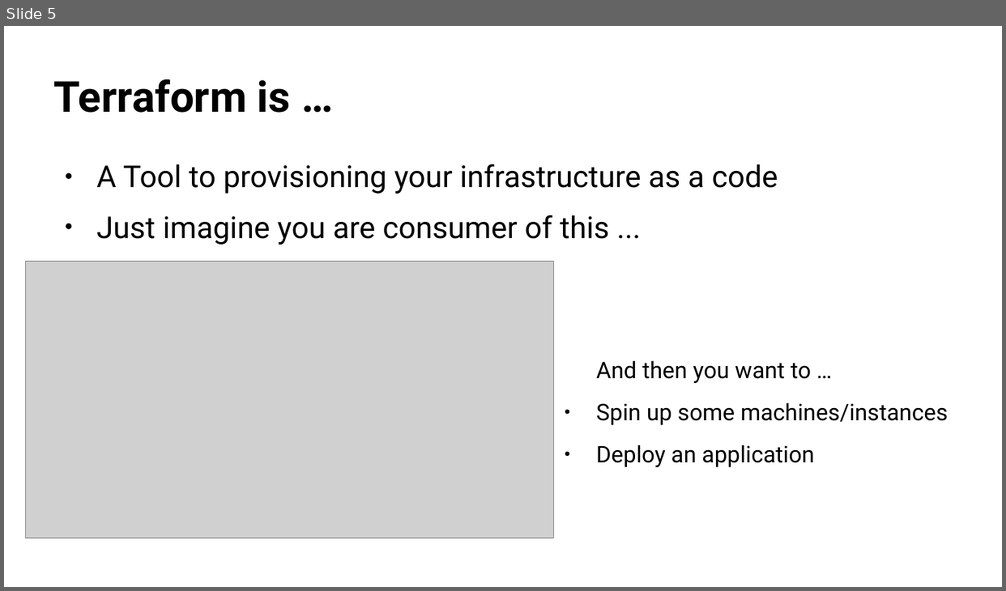
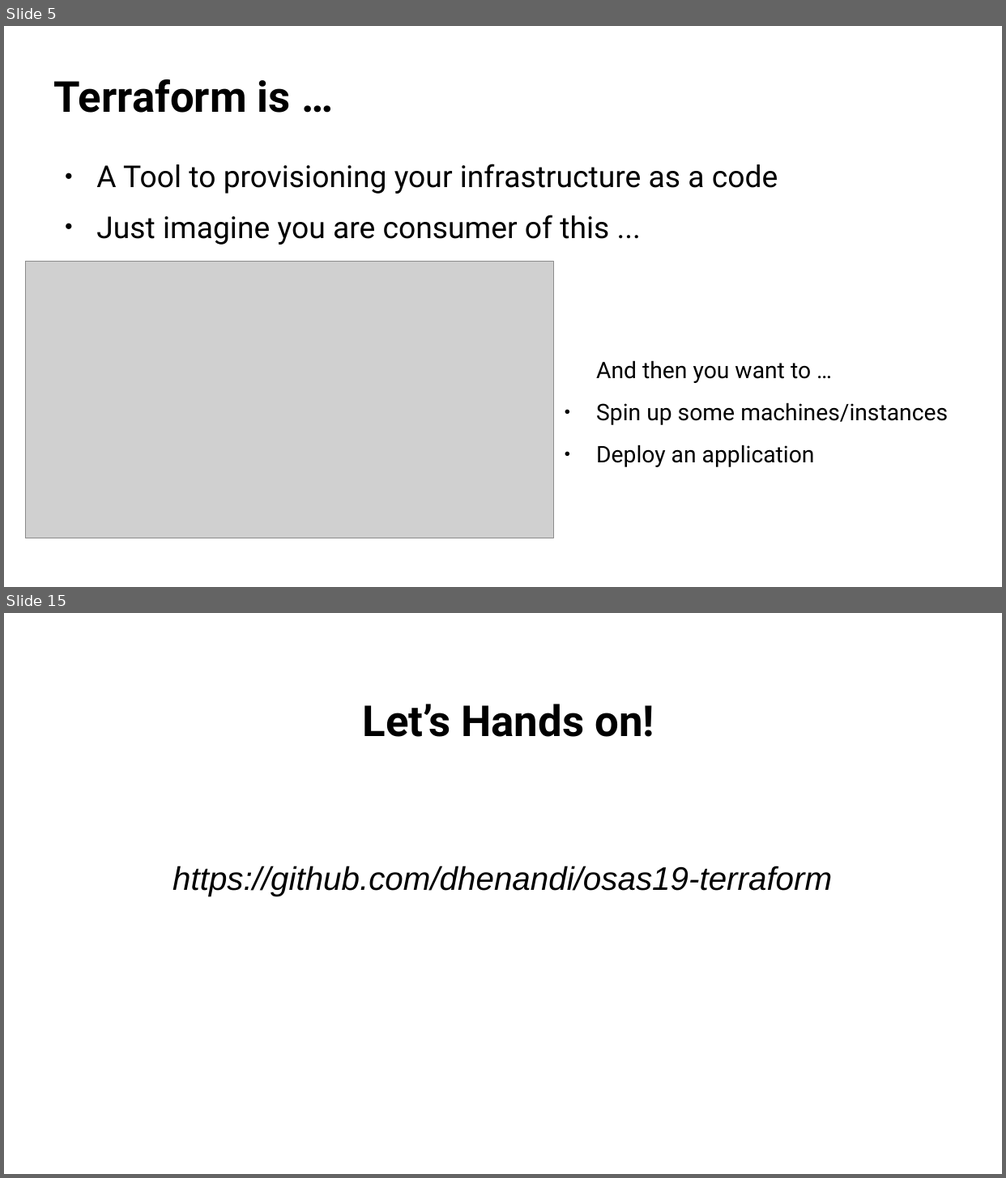
Before and after one commit to dhenandi/osas19-terraform, a slide deck: presentation/openSUSE Deployment on Linode using Terraform - Dhenandi Putra - oSAS19.odp. Shown one above the other, each under a label of ours: slide 5 before the commit, slides 5 and 15 after it; the slides between them are not shown. The pictures are 1006x591 and 1006x1178 pixels, drawn with LibreOffice and Linux fonts; fonts in the diff are those of the drawing; grey boxes stand for pictures; background and template pictures are left out. Boxes give left, top, right and bottom in pixels: in the first picture for what was removed or moved away, otherwise in the second. Text is boxed around its words. In the diff, an @@ line names an element or a change of style, - is before the commit and + after.

```diff
--- a/presentation/openSUSE Deployment on Linode using Terraform - Dhenandi Putra - oSAS19.odp
+++ b/presentation/openSUSE Deployment on Linode using Terraform - Dhenandi Putra - oSAS19.odp
@@ slide 15 added at (x1=4, y1=613, x2=1002, y2=1174), background #FFFFFF @@
@@ title added at (x1=363, y1=704, x2=654, y2=737), 34 pt, text #000000, bold @@
+Let’s Hands on!
@@ text added at (x1=172, y1=866, x2=832, y2=897), 26 pt, text #000000, italic @@
+https://github.com/dhenandi/osas19-terraform
```
Also in this commit, not shown: 3 slides changed, 8 other slides added, 6 other files.
